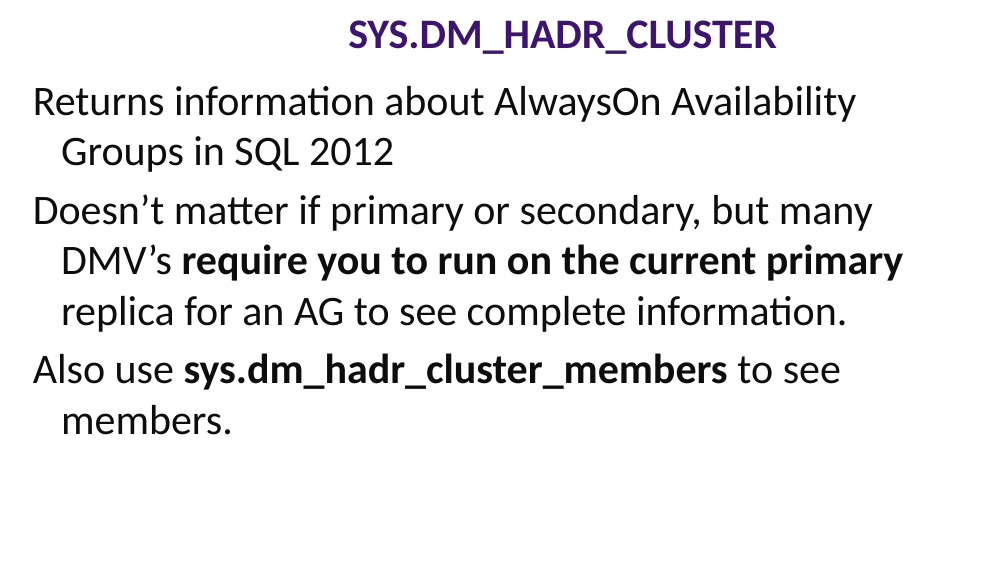
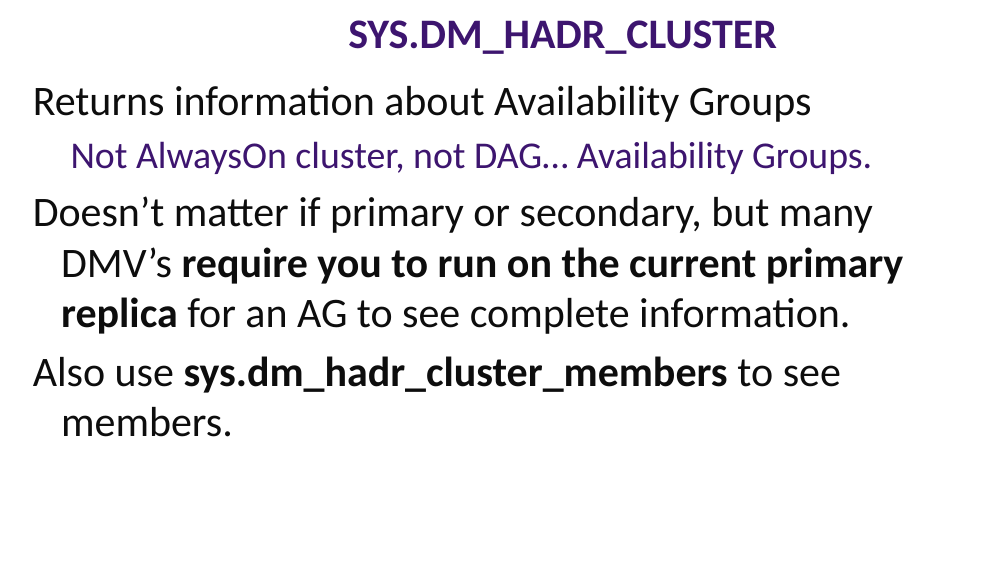
Before and after one commit to williamadba/Public-Presentations, a slide deck: slide 87 of SQLSat Pensacola 2019/DBA Best Practices with DMVs.pptx. Drawn at 1008x567 pixels with LibreOffice and Linux fonts; fonts in the diff are those of the drawing. Boxes give left, top, right and bottom in pixels: in the first picture for what was removed or moved away, otherwise in the second. Text is boxed around its words. In the diff, an @@ line names an element or a change of style, - is before the commit and + after.

```diff
--- a/SQLSat Pensacola 2019/DBA Best Practices with DMVs.pptx
+++ b/SQLSat Pensacola 2019/DBA Best Practices with DMVs.pptx
@@ text at [33,86,872,174]: text changed; size 40 to 36 pt; text colour #0D0D0D to #3D156F @@
-Returns information about AlwaysOn Availability Groups in SQL 2012
+Returns information about Availability Groups
+  Not AlwaysOn cluster, not DAG… Availability Groups.
@@ text at [33,196,903,334]: bold on in "replica" @@
```
Also in this commit, not shown: 22 other slides changed, 3 slides added, 4 slides removed.
